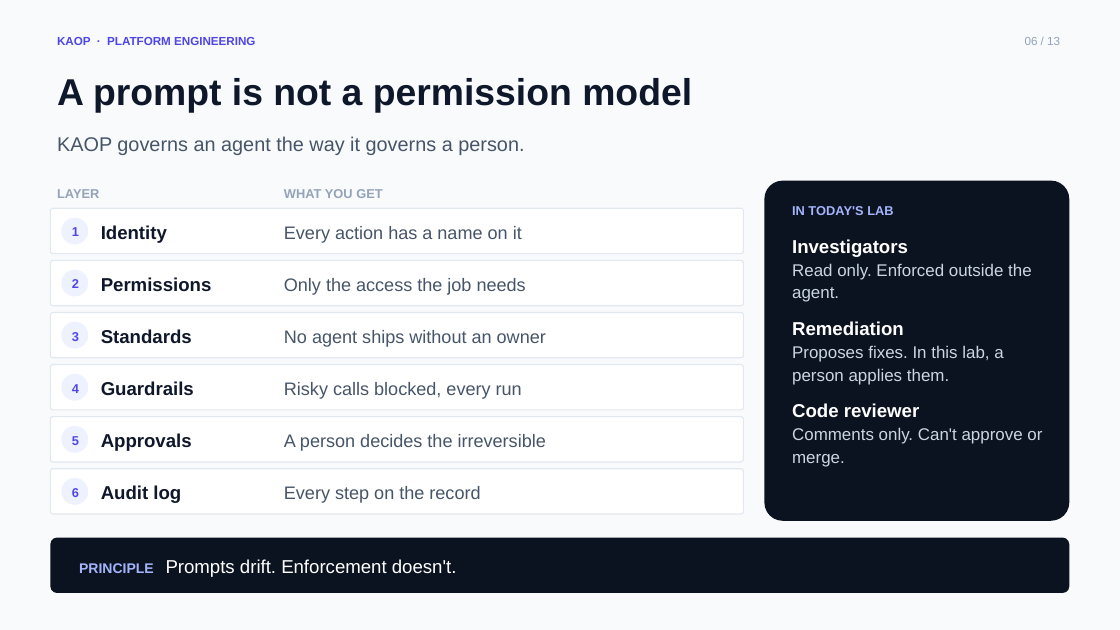
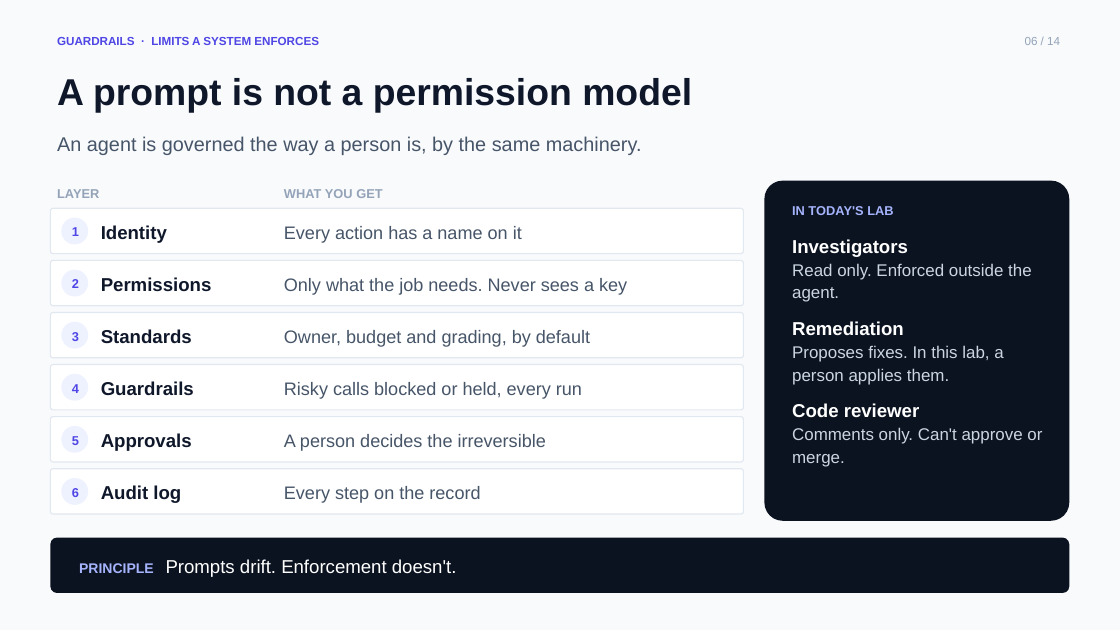
Before and after one commit to chizeni24/komodor-production-lab, a slide deck: slide 6 of docs/presentation/KAOP_Customer_Pitch.pptx. Drawn at 1120x630 pixels with LibreOffice and Linux fonts; fonts in the diff are those of the drawing. Boxes give left, top, right and bottom in pixels: in the first picture for what was removed or moved away, otherwise in the second. Text is boxed around its words. In the diff, an @@ line names an element or a change of style, - is before the commit and + after.

```diff
--- a/docs/presentation/KAOP_Customer_Pitch.pptx
+++ b/docs/presentation/KAOP_Customer_Pitch.pptx
@@ text at (x1=57, y1=37, x2=319, y2=45): text changed @@
-KAOP · PLATFORM ENGINEERING
+GUARDRAILS · LIMITS A SYSTEM ENFORCES
@@ text at (x1=1025, y1=37, x2=1060, y2=45): text changed @@
-06 / 13
+06 / 14
@@ text at (x1=57, y1=136, x2=642, y2=155): text changed @@
-KAOP governs an agent the way it governs a person.
+An agent is governed the way a person is, by the same machinery.
@@ text at (x1=284, y1=278, x2=627, y2=295): text changed @@
-Only the access the job needs
+Only what the job needs. Never sees a key
@@ text at (x1=284, y1=330, x2=590, y2=347): text changed @@
-No agent ships without an owner
+Owner, budget and grading, by default
@@ text at (x1=284, y1=382, x2=582, y2=399): text changed @@
-Risky calls blocked, every run
+Risky calls blocked or held, every run
```
Also in this commit, not shown: 11 other slides changed, 1 slide added, 1 other file.
